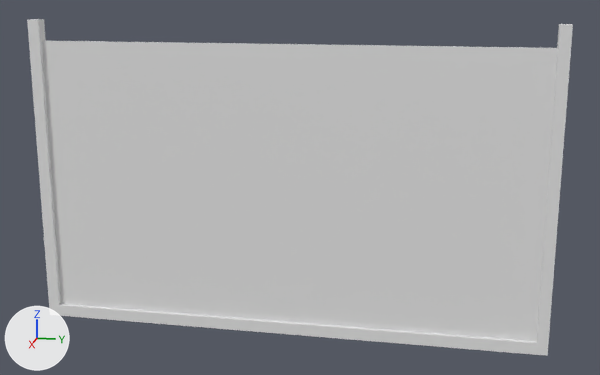
A saved change to the Blender file Other stuff/Blender assets/Props/env/fence.blend.
Both versions are drawn from a camera (50 mm lens) standing at (93.2, 20.3, 40.9) and looking at (-0.2, 1.7, 17.6). Every picture has the same lights, and +X, +Y and +Z are marked at lower left.

The scene before the commit, as lines of its bpy script (objects in view):
```python
me_cube_001 = bpy.data.meshes.new('Cube.001')
me_cube_001.from_pydata(...)  # 24 vertices, 22 faces; spans x -1.0..1.0, y -43.2..42.9, z -1.0..51.0
me_plane = bpy.data.meshes.new('Plane')
me_plane.from_pydata(...)  # a box spanning x -15.5..18.0, y 0.0..59.4, z -0.2..0.2
ob_cube = bpy.data.objects.new('Cube', me_cube_001)
ob_cube.location = (0.0, 0.0, 0.0)
ob_cube.scale = (0.72, 0.72, 0.72)
ob_plane = bpy.data.objects.new('Plane', me_plane)
ob_plane.location = (0.0, -29.75, 18.72)
ob_plane.rotation_euler = (0.0, 1.571, 0.0)  # degrees (0, 90, 0)
```
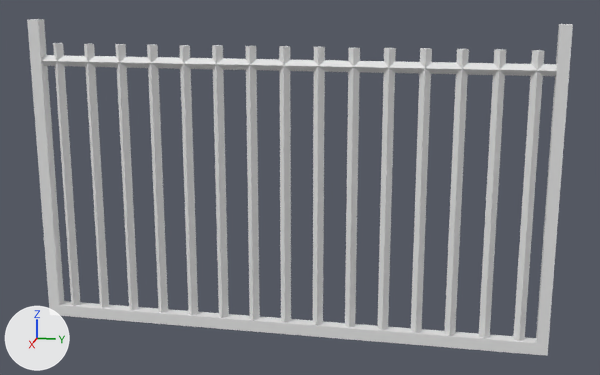
Where the change shows, as pixel boxes [x1, y1, x2, y2] in the pictures (600 x 375 px):
```json
{"object": "Plane", "change": "deleted", "before": [42, 41, 558, 341]}
{"object": "Cylinder", "change": "added", "after": [42, 43, 557, 341]}
```

Edits to the scene script, one JSON object a line:
```json
{"op": "add", "block": "me_cylinder", "code": ["me_cylinder = bpy.data.meshes.new('Cylinder')", "me_cylinder.from_pydata(...)  # 128 vertices, 96 faces; spans x -1.0..1.0, y -3.1..90.1, z -1.1..51.2"]}
{"op": "remove", "block": "ob_plane", "code": ["ob_plane = bpy.data.objects.new('Plane', me_plane)", "ob_plane.location = (0.0, -29.75, 18.72)", "ob_plane.rotation_euler = (0.0, 1.571, 0.0)  # degrees (0, 90, 0)"]}
{"op": "add", "block": "ob_cylinder", "code": ["ob_cylinder = bpy.data.objects.new('Cylinder', me_cylinder)", "ob_cylinder.location = (0.0, -27.77, 1.36)", "ob_cylinder.scale = (0.637, 0.637, 0.637)"]}
```
